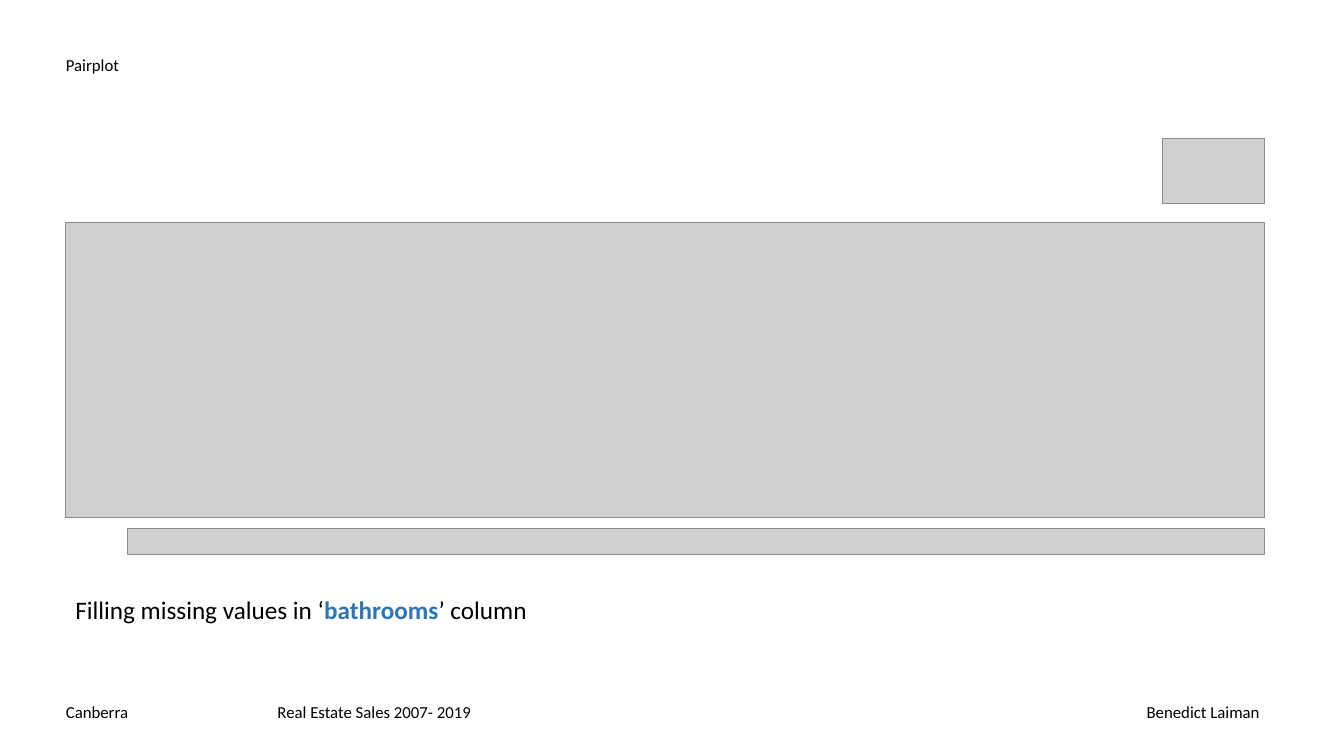
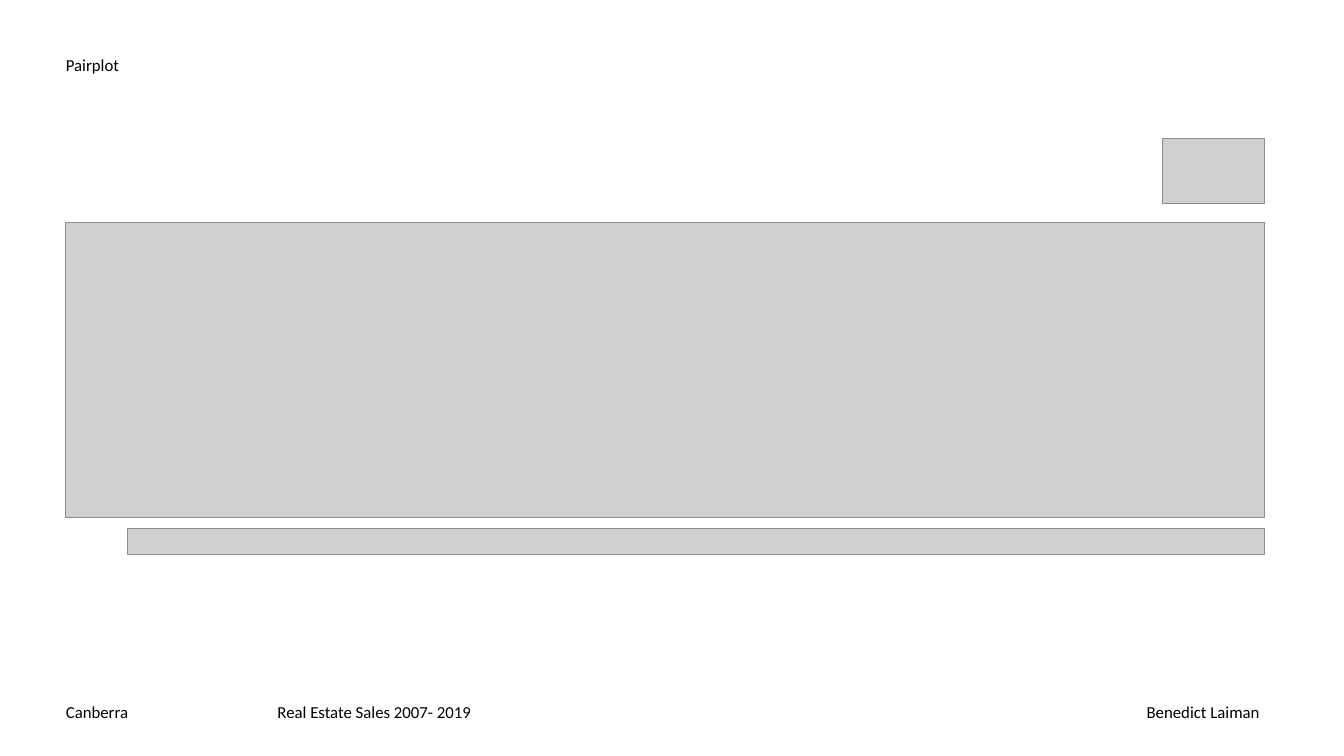
Before and after one commit to bolaubi/Canberra-RealEstateSales-20072019, a slide deck: slide 23 of CanberraRealEstateSales20072019_BenedictLaiman.pptx. Drawn at 1344x756 pixels with LibreOffice and Linux fonts; fonts in the diff are those of the drawing; grey boxes stand for pictures. Boxes give left, top, right and bottom in pixels: in the first picture for what was removed or moved away, otherwise in the second. Text is boxed around its words. In the diff, an @@ line names an element or a change of style, - is before the commit and + after.

```diff
--- a/CanberraRealEstateSales20072019_BenedictLaiman.pptx
+++ b/CanberraRealEstateSales20072019_BenedictLaiman.pptx
@@ text removed at (75,601,526,624) @@
-Filling missing values in ‘bathrooms’ column
```
Also in this commit, not shown: 1 slide removed, 7 other files.
